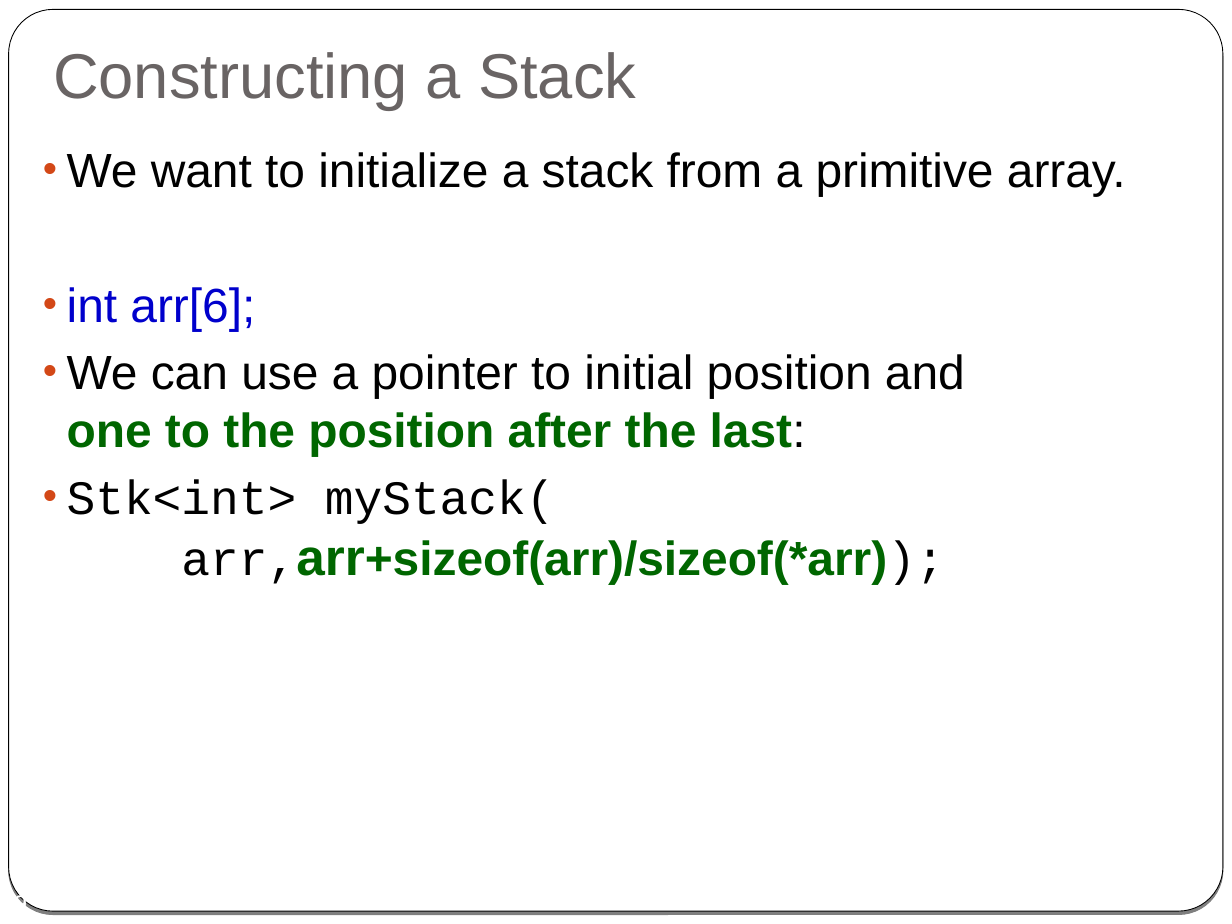
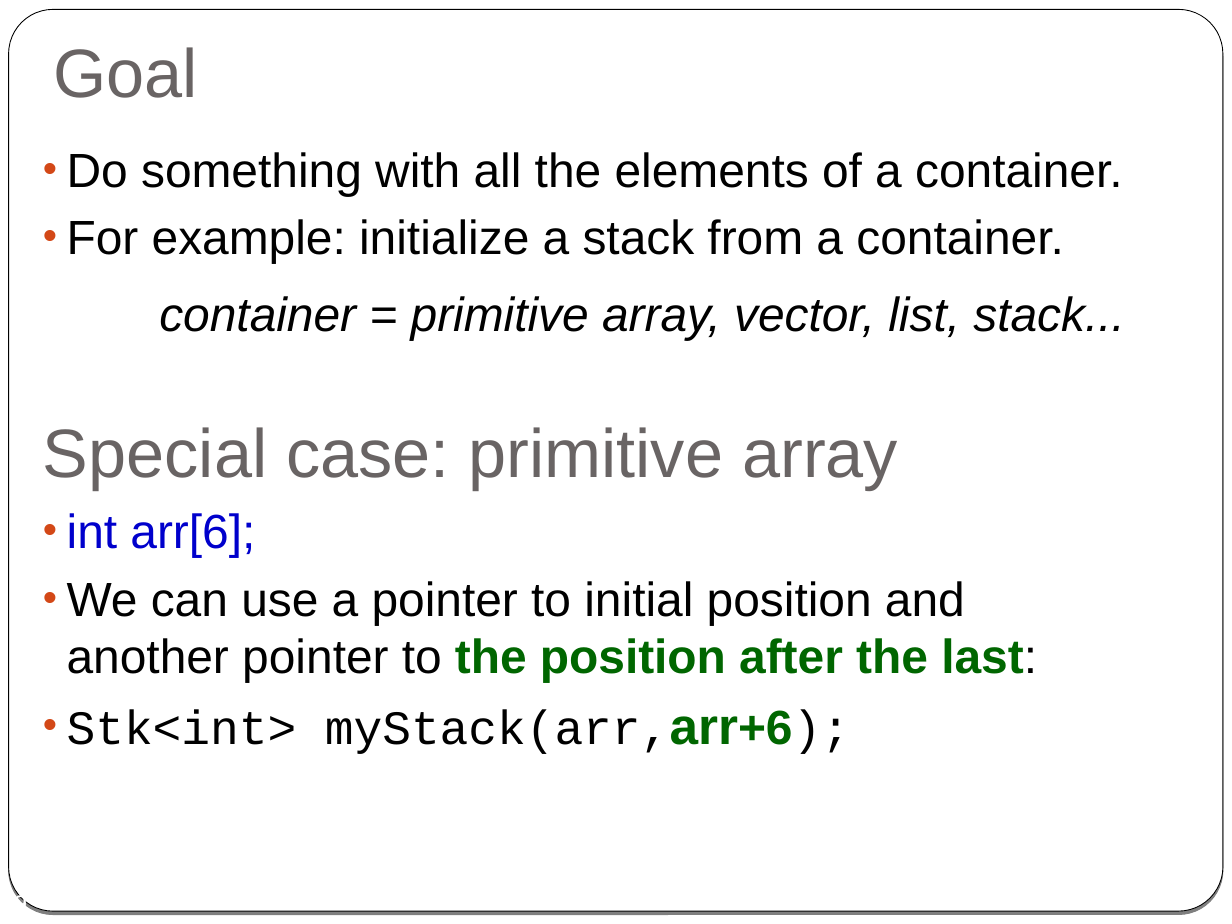
Before and after one commit to cpp-at-ariel/cpp-5780, a slide deck: slide 9 of 08-templates-iterators/slides-2-class-templates-iterators.odp. Drawn at 1232x924 pixels with LibreOffice and Linux fonts; fonts in the diff are those of the drawing. Boxes give left, top, right and bottom in pixels: in the first picture for what was removed or moved away, otherwise in the second. Text is boxed around its words. In the diff, an @@ line names an element or a change of style, - is before the commit and + after.

```diff
--- a/08-templates-iterators/slides-2-class-templates-iterators.odp
+++ b/08-templates-iterators/slides-2-class-templates-iterators.odp
@@ title at (53, 47, 197, 98): text changed; size 37 to 40 pt @@
-Constructing a Stack
+Goal
@@ text at (43, 152, 1124, 489): text changed @@
-• We want to initialize a stack from a primitive array.
+• Do something with all the elements of a container.
+• For example: initialize a stack from a container.
+  − container = primitive array, vector, list, stack...
+Special case: primitive array
@@ text at (67, 581, 1037, 754): text changed @@
-• We can use a pointer to initial position and
-  one to the position after the last:
-• Stk<int> myStack(
-  arr,arr+sizeof(arr)/sizeof(*arr));
+• We can use a pointer to initial position and
+  another pointer to the position after the last:
+• Stk<int> myStack(arr,arr+6);
```
Also in this commit, not shown: 7 other slides changed, 5 other files.
